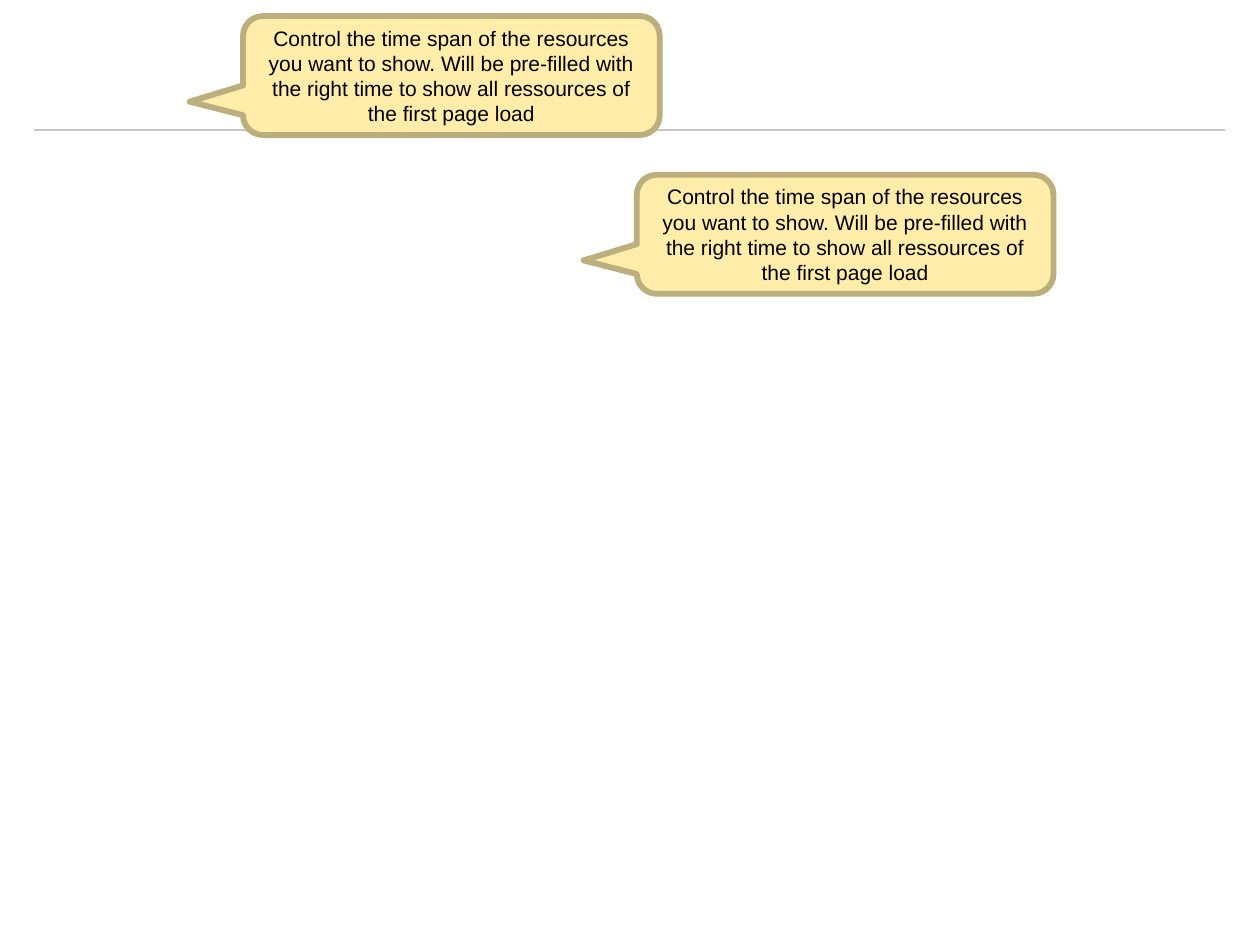
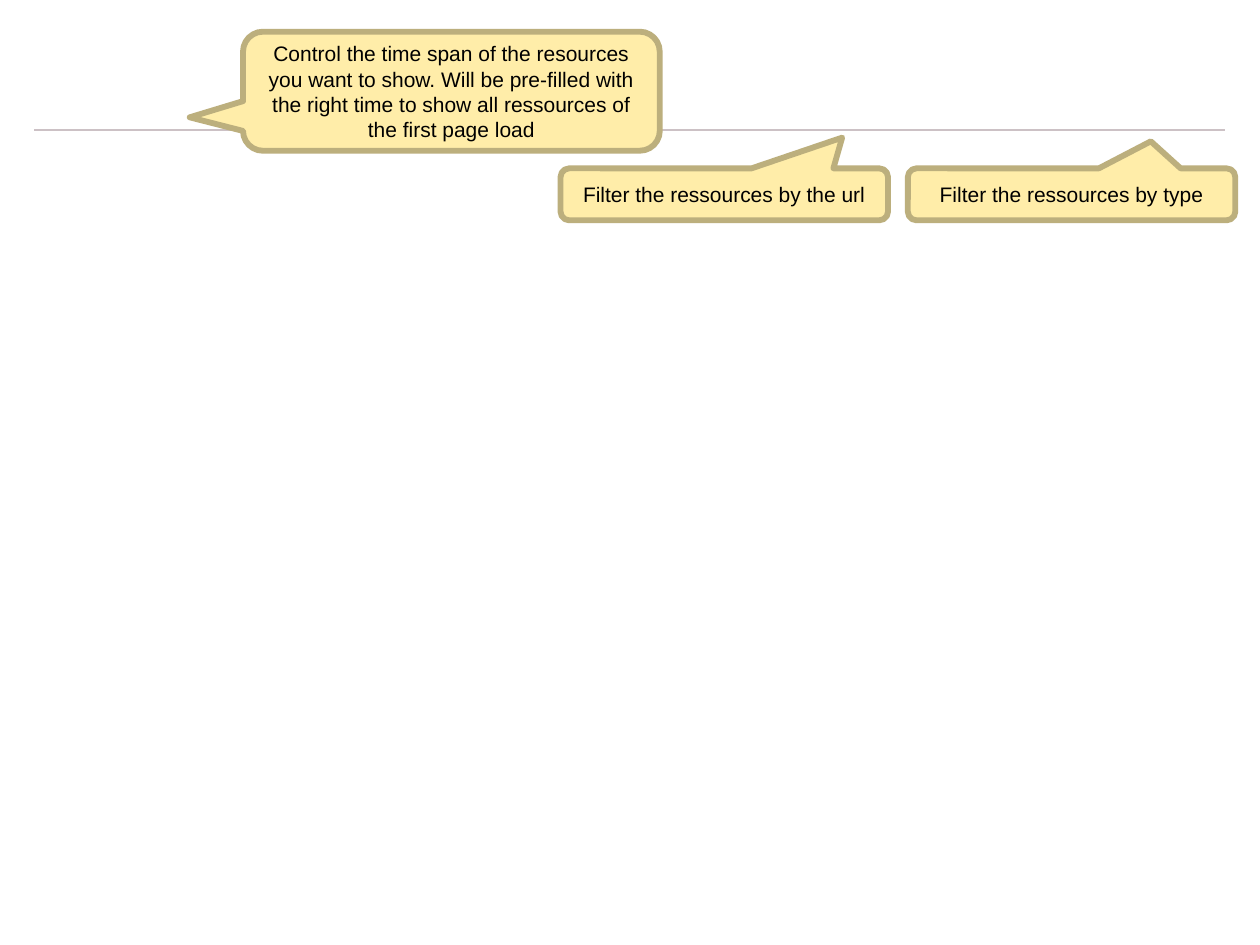
Before and after one commit to SCALE-Team/scale-team.github.io, a slide deck: slide 1 of scale-perf/images/waterfall.pptx. Drawn at 1260x945 pixels with LibreOffice and Linux fonts; fonts in the diff are those of the drawing; background and template pictures are left out. Boxes give left, top, right and bottom in pixels: in the first picture for what was removed or moved away, otherwise in the second. Text is boxed around its words. In the diff, an @@ line names an element or a change of style, - is before the commit and + after.

```diff
--- a/scale-perf/images/waterfall.pptx
+++ b/scale-perf/images/waterfall.pptx
@@ rounded speech box "Control the time span of ..." moved from (x1=243, y1=16, x2=660, y2=135) to (x1=243, y1=32, x2=660, y2=150) @@
@@ rounded speech box "Filter the ressources by the ..." resized from (x1=636, y1=175, x2=1053, y2=294) to (x1=561, y1=169, x2=888, y2=220) @@
@@ rounded speech box "Filter the ressources by the ..." at (x1=561, y1=169, x2=888, y2=220): proportions changed @@
@@ rounded speech box added at (x1=907, y1=169, x2=1235, y2=220), fill #FFEDA9, outline #BDAF7D 3.35 pt, 12 pt, text #000000 @@
+Filter the ressources by type
@@ text in rounded speech box at (x1=583, y1=186, x2=865, y2=207): text changed @@
-Control the time span of the resources you want to show. Will be pre-filled with the right time to show all ressources of the first page load
+Filter the ressources by the url
```
Also in this commit, not shown: 3 other files.
